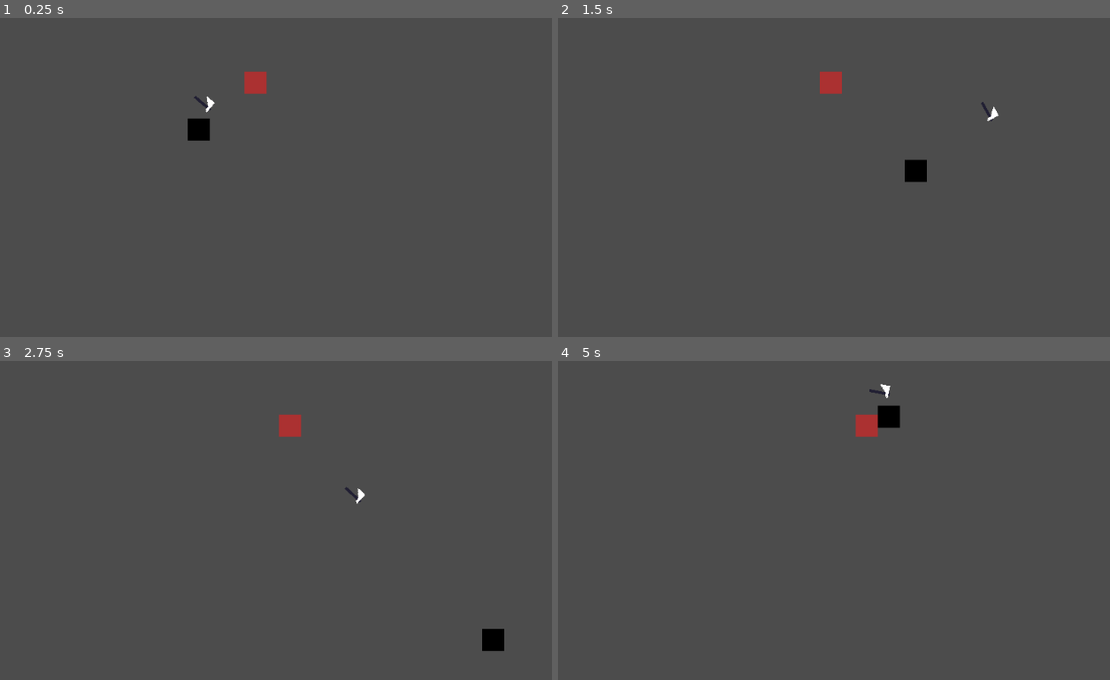
Above: before the commit, frames 1-4 (two rows, left to right).
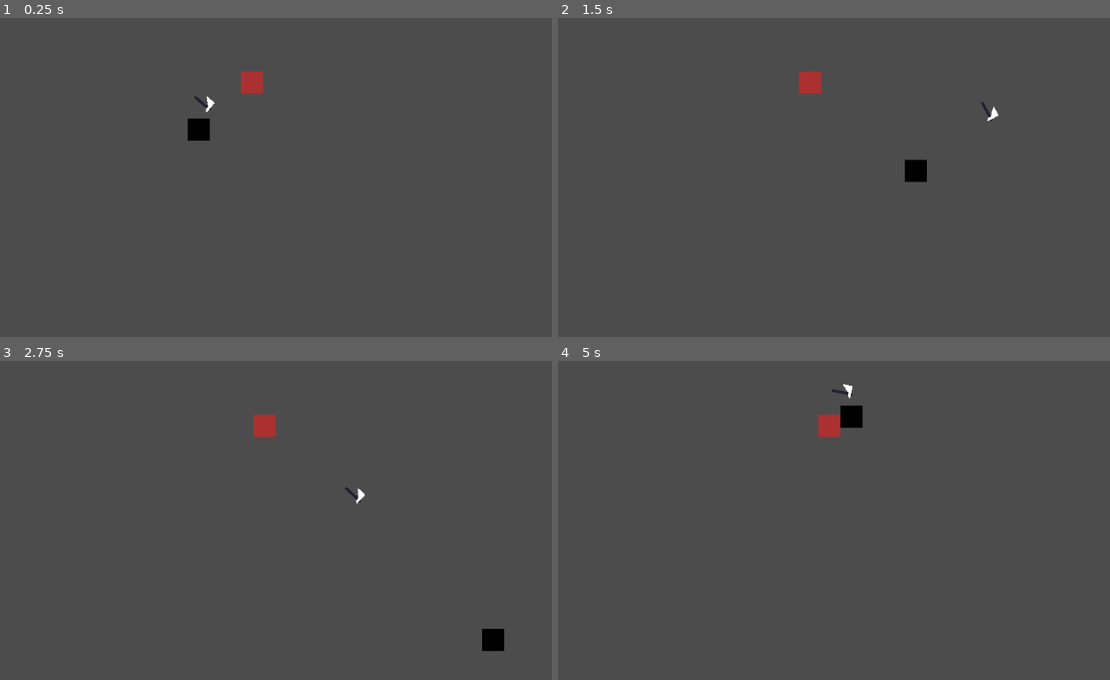
Above: after the commit, the same moments.

Repository: renzoventura/god-of-war
Game: Godot game, scene res://scenes/level/TemplateLevel.tscn
Two runs of this game, one before a commit and one after it. Both use one fixed random seed, a clock stepped at 60 frames per second and the inputs below.
Inputs (mouse positions are in pixels of both pictures, inside the frame that each line leads up to):
- Up to frame 1 (0.25 s): no input
- Up to frame 2 (1.5 s): tap Enter at 0.5 s; move the mouse to (911, 110) at 0.52 s; hold D (right) 0.53-1.28 s; click (911, 110) at 0.6 s; right-click (911, 110) at 0.8 s; move the mouse to (613, 151) at 1.27 s; hold S (down) from 1.28 s (still down); right-click (613, 151) at 1.35 s
- Up to frame 3 (2.75 s): click (55, 494) at 1.55 s; move the mouse to (270, 383) at 2.02 s; release S (down) at 2.03 s; hold D (right) from 2.03 s (still down); click (270, 383) at 2.1 s; right-click (270, 383) at 2.3 s
- Up to frame 4 (5 s): move the mouse to (718, 555) at 2.77 s; release D (right) at 2.78 s; hold W (up) 2.78-3.53 s; tap Space (dash) at 2.85 s; click (718, 555) at 3.05 s; move the mouse to (966, 536) at 3.52 s; hold A (left) from 3.53 s (still down); right-click (966, 536) at 3.6 s; move the mouse to (outside the picture) at 4.27 s; click (outside the picture) at 4.35 s

The runs differ from the first frame. In frame 1, 0.1% of the frame differs, in the area x 43-49%, y 16-24%; in frame 2, 0.5%; in frame 3, 0.6%; in frame 4, 1.2%, in the area x 47-63%, y 7-24%.

Commit message:
Automatically return axe if enemy dead

Diff:
--- /dev/null
+++ b/scenes/enemy/AI.gd
@@ -0,0 +1,46 @@
+extends Node2D
+extends KinematicBody2D
+
+enum {IDLE, FROZEN}
+var motion = Vector2(0,0)
+var isFrozen = false;
+var state: int = IDLE
+# Called when the node enters the scene tree for the first time.
+func _ready():
+	pass # Replace with function body.
+
+
+
+func _process(delta):
+	match state:
+		IDLE:
+			idle()
+		FROZEN:
+			frozen()
+
+func idle():
+	move()
+	move_and_slide(motion)
+
+func frozen():
+	pass
+
+func move():
+	motion.x = 10
+
+func _on_EnemyHitbox_area_entered(body):
+#	print(body.name)
+	pass # Replace with function body.
+
+func _on_Area2D_area_entered(area):
+	if (area.name == "SwordArea"):
+#		print("HIT!");
+		pass
+
+func toggle_frozen():
+#	print("TOGGLED")
+	isFrozen = !isFrozen;
+	if(isFrozen):
+		state = FROZEN
+	else:
+		state = IDLE
--- a/scenes/enemy/Enemy.gd
+++ b/scenes/enemy/Enemy.gd
@@ -1,9 +1,13 @@
 extends KinematicBody2D
 
-enum {IDLE, FROZEN}
+enum {IDLE, FROZEN, ATTACK}
+const sword_damage = 1
+
 var motion = Vector2(0,0)
 var isFrozen = false;
 var state: int = IDLE
+var health = 5
+
 # Called when the node enters the scene tree for the first time.
 func _ready():
 	pass # Replace with function body.
@@ -16,6 +20,8 @@
 			idle()
 		FROZEN:
 			frozen()
+		ATTACK:
+			attack()
 
 func idle():
 	move()
@@ -27,14 +33,26 @@
 func move():
 	motion.x = 10
 
-func _on_Area2D_body_entered(body):
-#	print(body.name)
-	pass # Replace with function body.
+func attack():
+#	print("Attacking!")
+	pass
 
-func _on_Area2D_area_entered(area):
+func hit():
+	health -= sword_damage
+	if(health <= 0):
+		queue_free()
+
+
+
+
+func _on_EnemyHitbox_area_entered(area):
 	if (area.name == "SwordArea"):
-#		print("HIT!");
-		pass
+		if(area.get_parent().is_flying()):
+			print("thrown hit")
+		else:
+			print("close hit")
+		print("HIT!");
+		hit()
 
 func toggle_frozen():
 #	print("TOGGLED")
@@ -43,3 +61,14 @@
 		state = FROZEN
 	else:
 		state = IDLE
+
+func _on_DectectionZone_body_entered(body):
+	if(body.name == "Player"):
+		print("Detect Player")
+		state = ATTACK
+
+
+func _on_DectectionZone_body_exited(body):
+	if(body.name == "Player"):
+		print("Detect LEAVING Player")
+		state = IDLE
--- a/scenes/enemy/Enemy.tscn
+++ b/scenes/enemy/Enemy.tscn
@@ -8,6 +8,9 @@
 
 [sub_resource type="RectangleShape2D" id=2]
 extents = Vector2( 8, 8 )
+
+[sub_resource type="CircleShape2D" id=3]
+radius = 128.0
 
 [node name="Enemy" type="KinematicBody2D"]
 collision_layer = 4
@@ -21,11 +24,19 @@
 visible = false
 shape = SubResource( 1 )
 
-[node name="Area2D" type="Area2D" parent="."]
+[node name="EnemyHitbox" type="Area2D" parent="."]
 collision_layer = 4
 collision_mask = 3
 
-[node name="CollisionShape2D" type="CollisionShape2D" parent="Area2D"]
+[node name="CollisionShape2D" type="CollisionShape2D" parent="EnemyHitbox"]
 shape = SubResource( 2 )
-[connection signal="area_entered" from="Area2D" to="." method="_on_Area2D_area_entered"]
-[connection signal="body_entered" from="Area2D" to="." method="_on_Area2D_body_entered"]
+
+[node name="AI" type="Node2D" parent="."]
+
+[node name="DectectionZone" type="Area2D" parent="AI"]
+
+[node name="CollisionShape2D" type="CollisionShape2D" parent="AI/DectectionZone"]
+shape = SubResource( 3 )
+[connection signal="area_entered" from="EnemyHitbox" to="." method="_on_EnemyHitbox_area_entered"]
+[connection signal="body_entered" from="AI/DectectionZone" to="." method="_on_DectectionZone_body_entered"]
+[connection signal="body_exited" from="AI/DectectionZone" to="." method="_on_DectectionZone_body_exited"]
--- a/scenes/player/Sword.gd
+++ b/scenes/player/Sword.gd
@@ -9,6 +9,7 @@
 
 onready var animationPlayer = $"SwordArea/AnimationPlayer"
 onready var parent: = get_parent()
+onready var swordCollision = $"SwordArea/CollisionShape2D"
 
 const recharge_mana_amount = 5
 
@@ -17,7 +18,6 @@
 var velocity: = Vector2.ZERO
 var pos: = Vector2.ZERO
 var speed:float
-var is_thrown = false;
 var is_returnable = false
 var body_sticked_on;
 var mana = recharge_mana_amount
@@ -50,6 +50,7 @@
 		attack()
 	if Input.is_action_just_pressed("throw"):
 		flying()
+		swordCollision.disabled = false
 		fly_speed = 20 * 60
 		if(!is_returnable):
 			 $ReturnTimer.start()
@@ -66,6 +67,10 @@
 		body_sticked_on = null
 		state = RETRIEVE
 		fly_speed = 4 * 60
+
+func force_retrieve():
+	state = RETRIEVE
+	fly_speed = 4 * 60
 
 func fly(delta:float):
 	var trans = get_global_transform()
@@ -96,8 +101,11 @@
 	state = IDLE
 
 func stick():
-	global_position = body_sticked_on.global_position
-	retrieve_position()
+	if (!weakref(body_sticked_on).get_ref()):
+		force_retrieve()
+	else:
+		global_position = body_sticked_on.global_position
+		retrieve_position()
 
 func get_target()->Vector2:
 	var player = get_tree().get_root().find_node("Player", true, false)
@@ -118,3 +126,6 @@
 
 func _on_ReturnTimer_timeout():
 	is_returnable = true
+
+func is_flying()->bool:
+	return state == FLY
--- a/scenes/player/Sword.tscn
+++ b/scenes/player/Sword.tscn
@@ -41,6 +41,18 @@
 "transitions": PoolRealArray( 0.5, 1, 1, 1, 1 ),
 "update": 0,
 "values": [ Vector2( 0, 0 ), Vector2( 25, -7.5 ), Vector2( 30, -10 ), Vector2( 15, -8 ), Vector2( 0, 0 ) ]
+}
+tracks/3/type = "value"
+tracks/3/path = NodePath("CollisionShape2D:disabled")
+tracks/3/interp = 1
+tracks/3/loop_wrap = true
+tracks/3/imported = false
+tracks/3/enabled = true
+tracks/3/keys = {
+"times": PoolRealArray( 0, 0.1, 0.5 ),
+"transitions": PoolRealArray( 1, 1, 1 ),
+"update": 1,
+"values": [ false, true, false ]
 }
 
 [sub_resource type="Animation" id=2]
@@ -108,6 +120,7 @@
 rotation = -2.93557e-08
 scale = Vector2( 1.01521, 1.0268 )
 shape = SubResource( 3 )
+disabled = true
 
 [node name="Timer" type="Timer" parent="."]
 
Not shown: 1 places in scenes/enemy/Enemy.tscn that only renumber resources
